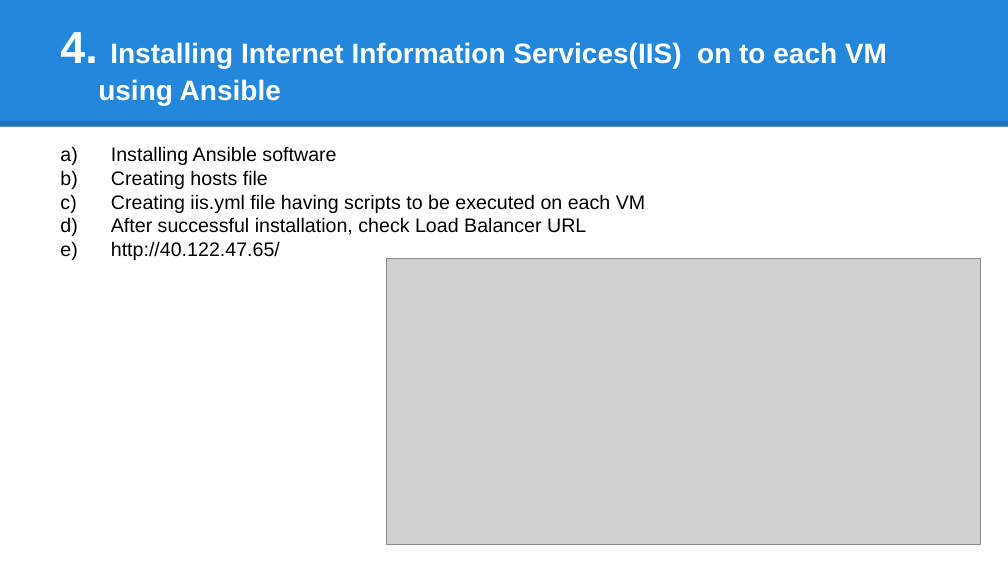
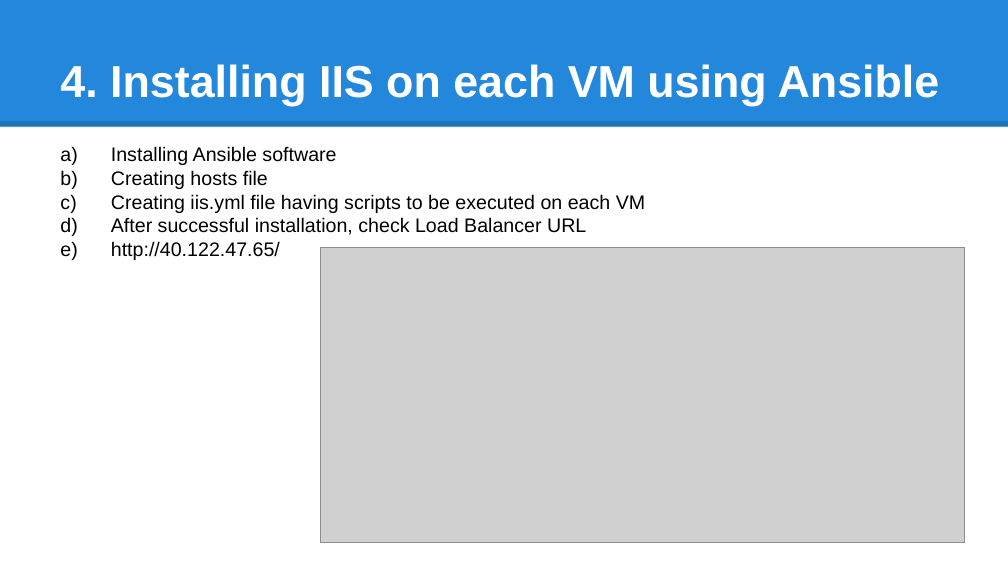
Before and after one commit to singh-tejinder/AzureProject, a slide deck: slide 13 of AzureCase_TM_coe_updated.pptx. Drawn at 1008x567 pixels with LibreOffice and Linux fonts; fonts in the diff are those of the drawing; grey boxes stand for pictures. Boxes give left, top, right and bottom in pixels: in the first picture for what was removed or moved away, otherwise in the second. Text is boxed around its words. In the diff, an @@ line names an element or a change of style, - is before the commit and + after.

```diff
--- a/AzureCase_TM_coe_updated.pptx
+++ b/AzureCase_TM_coe_updated.pptx
@@ title at [60,64,940,106]: text changed; size 20 to 32 pt @@
-        4. Installing Internet Information Services(IIS) on to each VM using Ansible
+        4. Installing IIS on each VM using Ansible
@@ picture: place and size @@
-picture at [387,259,981,544]
+picture at [321,248,964,542]
```
Also in this commit, not shown: 3 other slides changed, 3 slides added, 1 slide removed.
